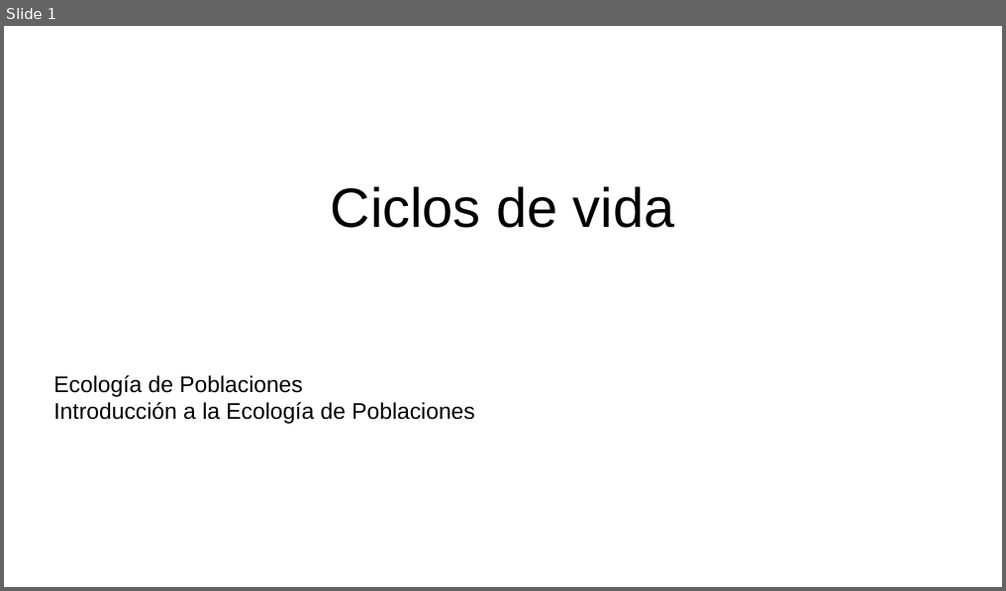
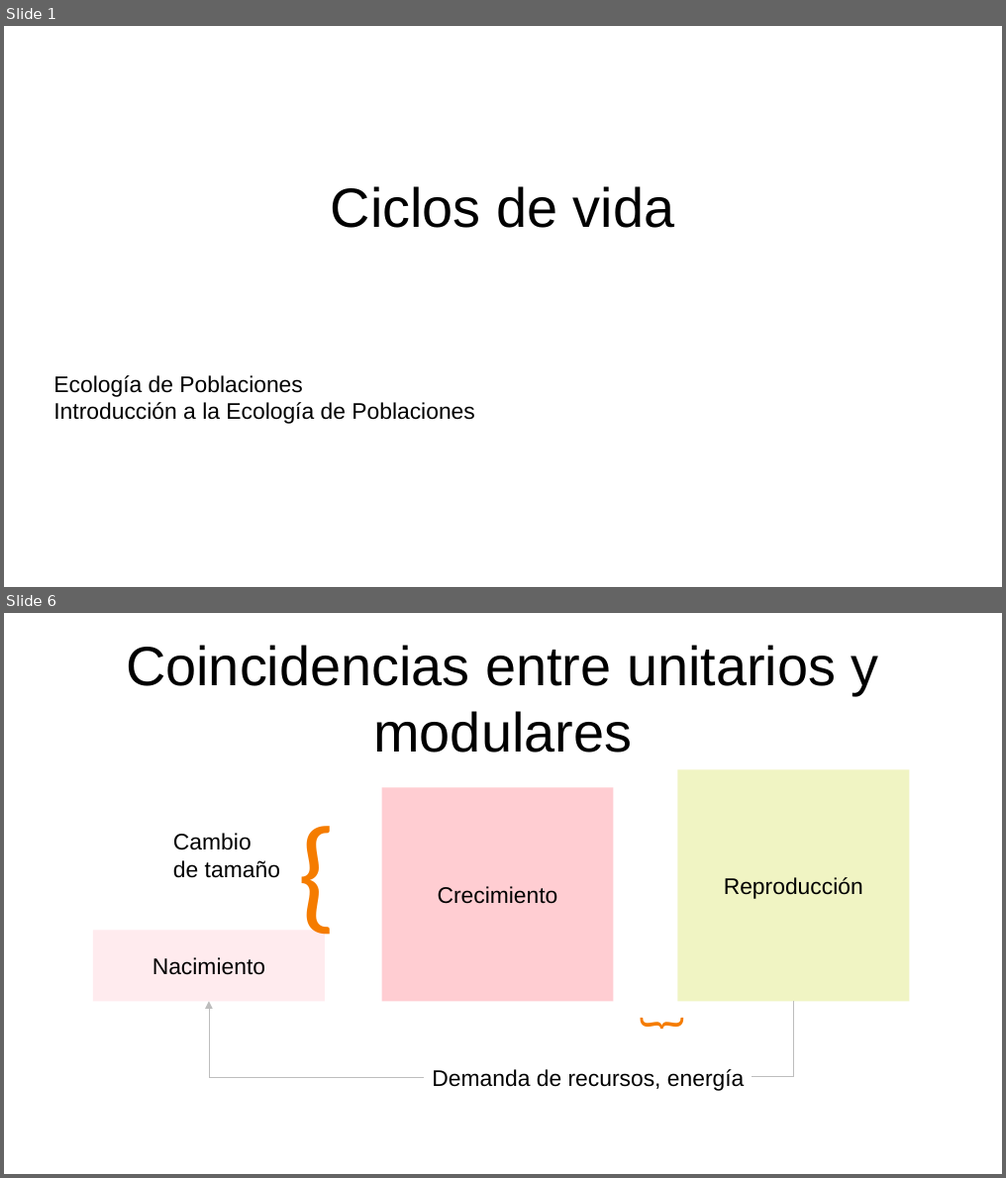
Before and after one commit to gerardommc/Ecologia-poblaciones, a slide deck: Unidad-1/Ciclos-vida.odp. Shown one above the other, each under a label of ours: slide 1 before the commit, slides 1 and 6 after it; the slides between them are not shown. The pictures are 1006x591 and 1006x1178 pixels, drawn with LibreOffice and Linux fonts; fonts in the diff are those of the drawing. Boxes give left, top, right and bottom in pixels: in the first picture for what was removed or moved away, otherwise in the second. Text is boxed around its words. In the diff, an @@ line names an element or a change of style, - is before the commit and + after.

```diff
--- a/Unidad-1/Ciclos-vida.odp
+++ b/Unidad-1/Ciclos-vida.odp
@@ slide 6 added at [4, 613, 1002, 1174], background #FFFFFF @@
@@ title added at [126, 645, 879, 753], 44 pt, text #000000 @@
+Coincidencias entre unitarios y modulares
@@ text added at [289, 788, 344, 948], 100 pt, text #F57C00 @@
+{
@@ rectangle added at [381, 788, 614, 1001], fill #FFCDD2, 18 pt, text #000000 @@
+Crecimiento
@@ rectangle added at [678, 769, 910, 1001], fill #F0F4C3, 18 pt, text #000000 @@
+Reproducción
@@ text added at [173, 833, 280, 878], 18 pt, text #000000 @@
+Cambio
+de tamaño
@@ rectangle added at [93, 930, 325, 1001], fill #FFEBEE, 18 pt, text #000000 @@
+Nacimiento
@@ elbow arrow added from (424, 1077) to (209, 1001), #BDBDBD 0 pt @@
@@ text added at [622, 1008, 692, 1041], 40 pt, text #F57C00 @@
+{
@@ elbow line added from (794, 1001) to (752, 1077), #BDBDBD 0 pt @@
@@ text added at [432, 1069, 744, 1091], 18 pt, text #000000 @@
+Demanda de recursos, energía
```
Also in this commit, not shown: 9 other slides added, 1 slide removed, 8 other files.
